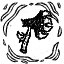
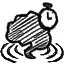
Revision of a layered 64 x 64 image; what changed, layer by layer:
hid "图层 88" over 0, 1, 62, 64
hid "图片黑白线稿处理" over 0, 1, 64, 64
added layer "warly_true_delicious_memory" above "图层 104" over 0, 1, 64, 63
